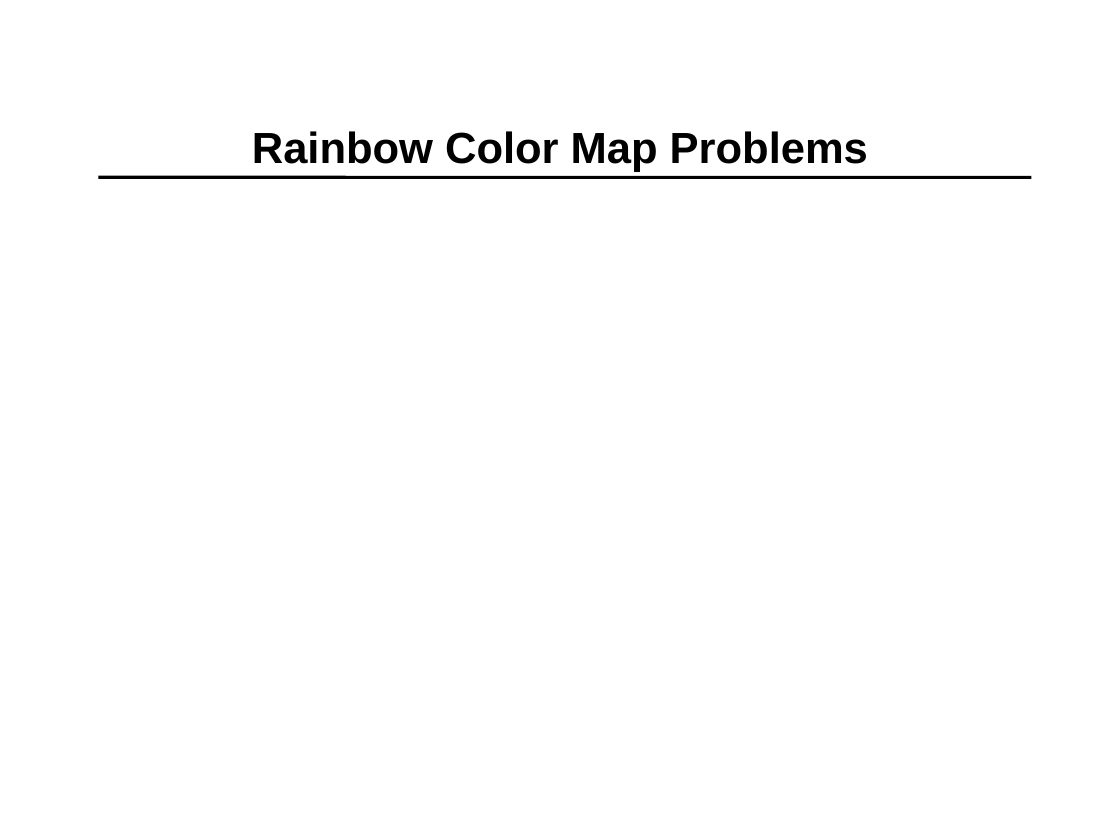
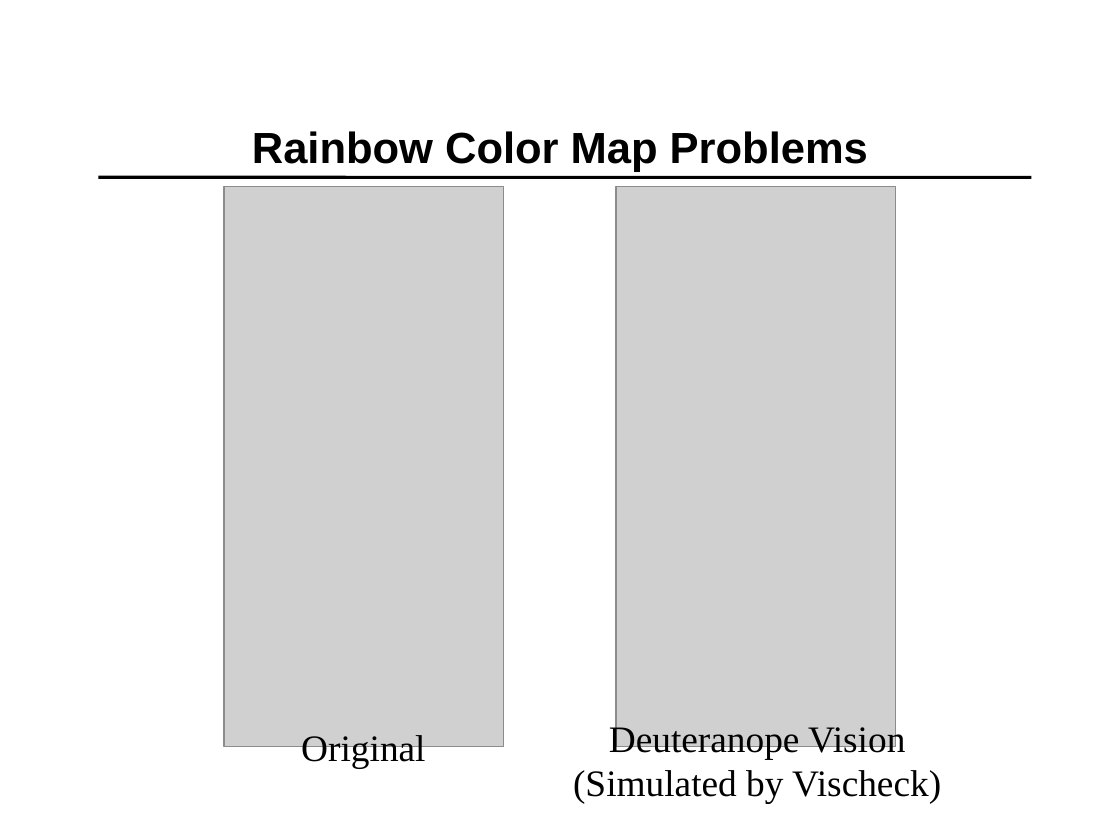
Before and after one commit to kmorel-papers/ColorMaps, a slide deck: slide 6 of ColorMaps.pptx. Drawn at 1120x840 pixels with LibreOffice and Linux fonts; fonts in the diff are those of the drawing; grey boxes stand for pictures; background and template pictures are left out. Boxes give left, top, right and bottom in pixels: in the first picture for what was removed or moved away, otherwise in the second. Text is boxed around its words. In the diff, an @@ line names an element or a change of style, - is before the commit and + after.

```diff
--- a/ColorMaps.pptx
+++ b/ColorMaps.pptx
@@ picture added at <box>224,187,504,747</box> @@
@@ picture added at <box>616,187,896,747</box> @@
@@ text added at <box>301,735,425,768</box>, 24 pt, text #000000 @@
+Original
@@ text added at <box>573,723,941,804</box>, 24 pt, text #000000 @@
+Deuteranope Vision
+(Simulated by Vischeck)
```
Also in this commit, not shown: 1 other slide changed, 3 slides added, 1 slide removed.
